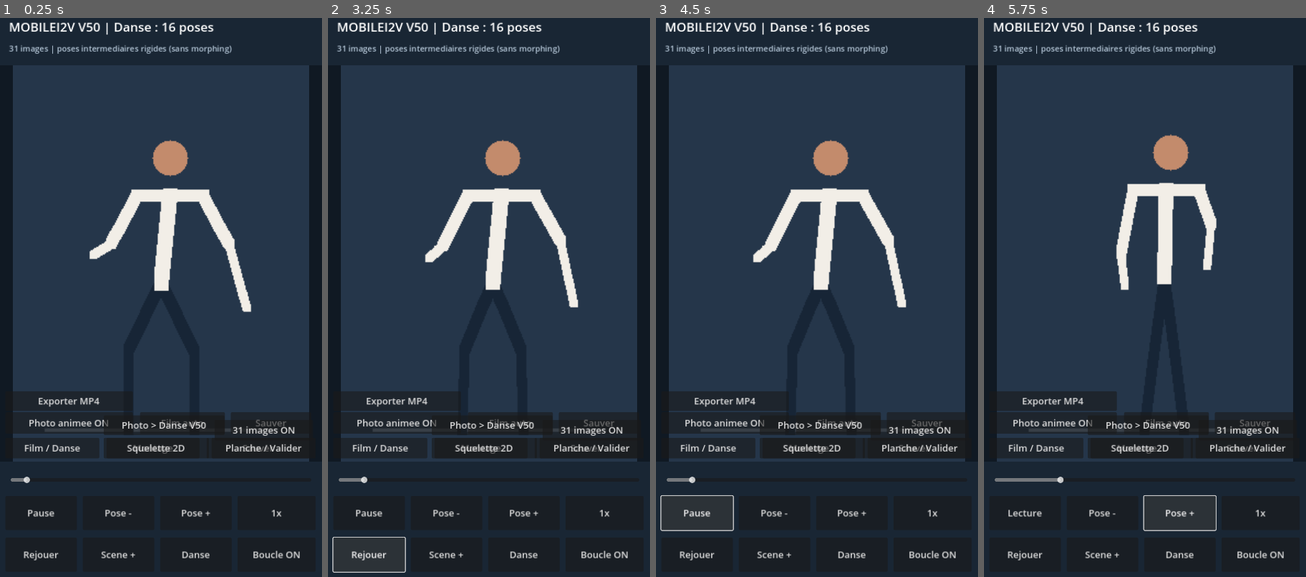
Above: before the commit, frames 1-4 (left to right).
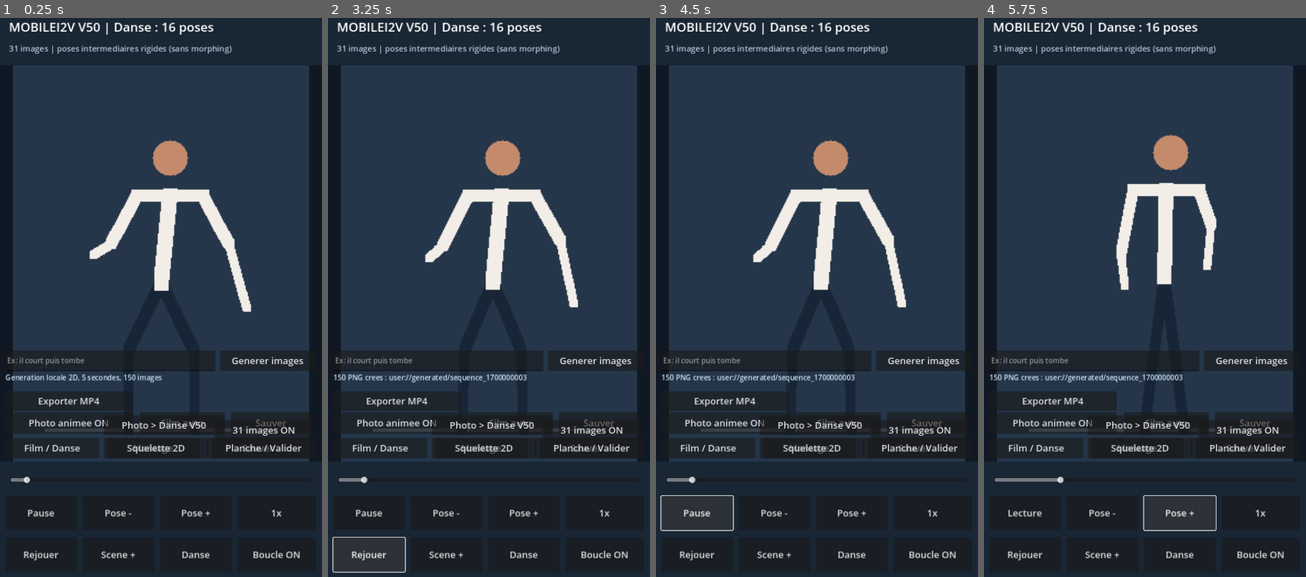
Above: after the commit, the same moments.

Repository: ericjamesempere-stack/MobileI2V-Xiaomi-
Game: Godot game, scene res://scenes/main.tscn
Same seed, same stepped clock (60 frames per second), same inputs: the game is played once before the commit and once after it.
Inputs (mouse positions are in pixels of both pictures, inside the frame that each line leads up to):
- Up to frame 1 (0.25 s): no input
- Up to frame 2 (3.25 s): click (595, 358) at 0.5 s, where only the run after the commit has a clickable "Generer images"; click "Rejouer" at 1.25 s; click "Rejouer" at 2 s; click "Rejouer" at 2.75 s
- Up to frame 3 (4.5 s): click "Pose -" at 3.5 s; click "Lecture" at 4.25 s
- Up to frame 4 (5.75 s): click "Pose +" at 5 s

The runs differ from the first frame. In frame 1, 3.3% of the frame differs, in the area x 1-96%, y 59-66%; in frame 2, 3.4%; in frame 3, 3.4%; in frame 4, 3.4%.

Commit message:
Wire offline frame generation and distinct fall/jump rig poses

Diff:
--- a/scripts/main.gd
+++ b/scripts/main.gd
@@ -142,6 +142,7 @@
     _build_editor()
     _build_motion_controls()
     _build_smooth_control()
+    _build_generator_controls()
     rig = Control.new()
     rig.set_script(load("res://scripts/rig_character.gd"))
     rig.position = Vector2(0, 105)
@@ -772,3 +773,41 @@
     if ResourceLoader.exists(path):
         return load(path)
     return null
+# Offline image-sequence generator (not an AI photorealistic generator).
+var frame_generator: Node = null
+var generator_status: Label = null
+var generator_prompt: LineEdit = null
+
+func _build_generator_controls() -> void:
+    generator_prompt = LineEdit.new()
+    generator_prompt.placeholder_text = "Ex: il court puis tombe"
+    generator_prompt.position = Vector2(12, 755)
+    generator_prompt.size = Vector2(470, 46)
+    add_child(generator_prompt)
+    var generate_button: Button = _button("Generer images", Vector2(492, 755), Vector2(214, 46))
+    generate_button.pressed.connect(_generate_frames)
+    generator_status = _label(Vector2(12, 804), 16, Color("d0e5f4"))
+    generator_status.text = "Generation locale 2D, 5 secondes, 150 images"
+
+func _generate_frames() -> void:
+    if frame_generator != null and frame_generator.get("busy"):
+        return
+    if frame_generator == null:
+        frame_generator = Node.new()
+        frame_generator.set_script(load("res://scripts/frame_generator.gd"))
+        add_child(frame_generator)
+        frame_generator.progress.connect(_generator_progress)
+        frame_generator.finished.connect(_generator_finished)
+        frame_generator.failed.connect(_generator_failed)
+    generator_status.text = "Generation en cours..."
+    var face: Texture2D = user_photos[0] if not user_photos.is_empty() else null
+    frame_generator.generate(generator_prompt.text, 5.0, face)
+
+func _generator_progress(done: int, total: int) -> void:
+    generator_status.text = "Images %d / %d" % [done, total]
+
+func _generator_finished(directory: String, frames: int) -> void:
+    generator_status.text = "%d PNG crees : %s" % [frames, directory]
+
+func _generator_failed(reason: String) -> void:
+    generator_status.text = "Erreur : " + reason
